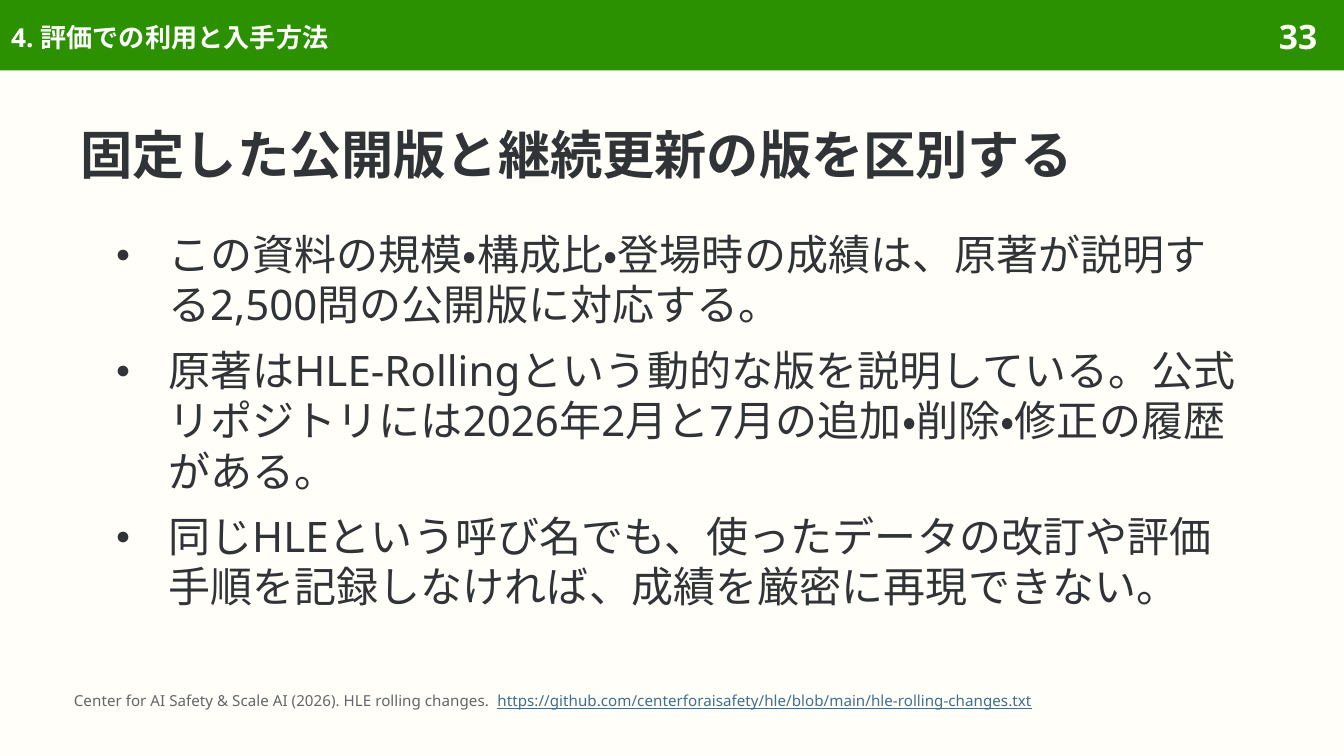
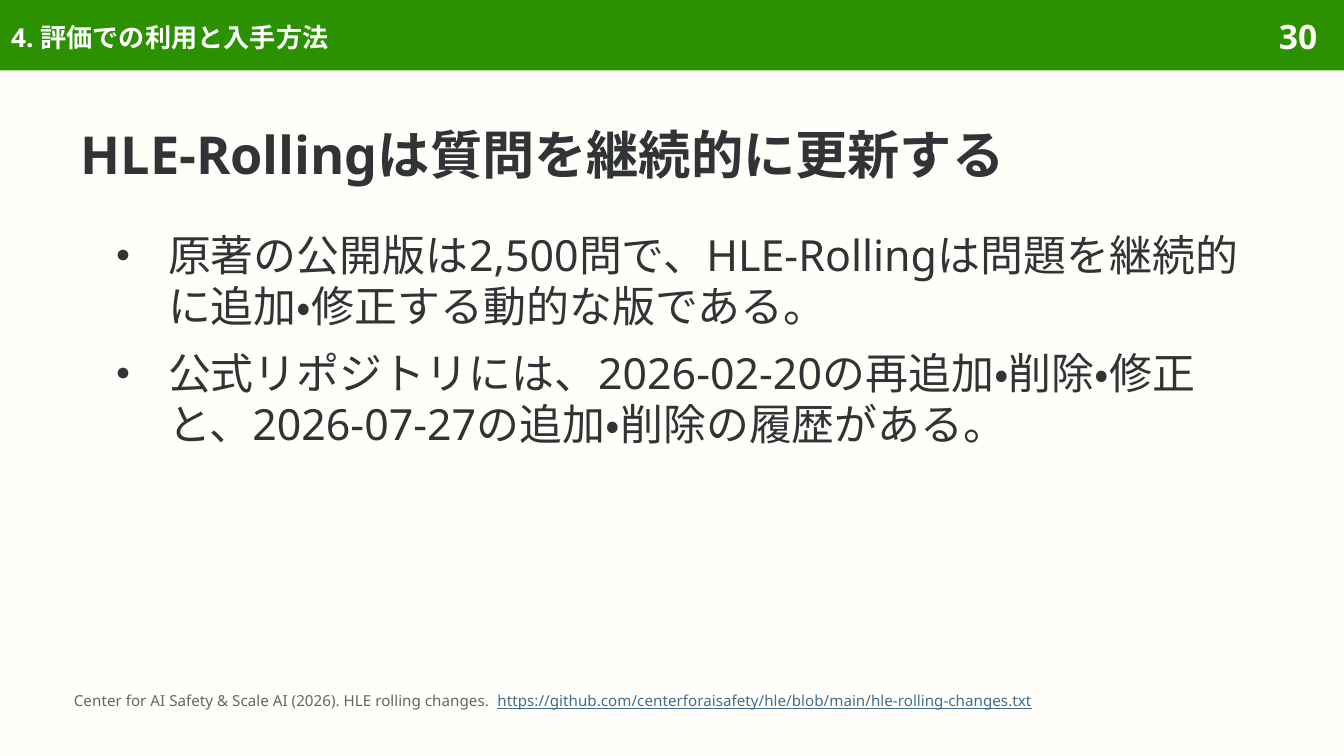
Before and after one commit to sasakiy84/datasets-in-10-minutes, a slide deck: slide 30 of slides/datasets-in-10-minutes-hle.pptx (slide 33 before the commit). Drawn at 1344x756 pixels with LibreOffice and Linux fonts; fonts in the diff are those of the drawing. Boxes give left, top, right and bottom in pixels: in the first picture for what was removed or moved away, otherwise in the second. Text is boxed around its words. In the diff, an @@ line names an element or a change of style, - is before the commit and + after.

```diff
--- a/slides/datasets-in-10-minutes-hle.pptx
+++ b/slides/datasets-in-10-minutes-hle.pptx
@@ page number at [1279,24,1317,50]: text changed @@
-33
+30
@@ title at [81,129,1005,187]: text changed @@
-固定した公開版と継続更新の版を区別する
+HLE-Rollingは質問を継続的に更新する
@@ text at [168,235,1238,444]: text changed; size 22.5 to 23 pt @@
-● この資料の規模・構成比・登場時の成績は、原著が説明する2,500問の公開版に対応する。
-● 原著はHLE-Rollingという動的な版を説明している。公式リポジトリには2026年2月と7月の追加・削除・修正の履歴がある。
-● 同じHLEという呼び名でも、使ったデータの改訂や評価手順を記録しなければ、成績を厳密に再現できない。
+● 原著の公開版は2,500問で、HLE-Rollingは問題を継続的に追加・修正する動的な版である。
+● 公式リポジトリには、2026-02-20の再追加・削除・修正と、2026-07-27の追加・削除の履歴がある。
```
Also in this commit, not shown: 30 other slides changed, 8 slides removed, 4 other files.
